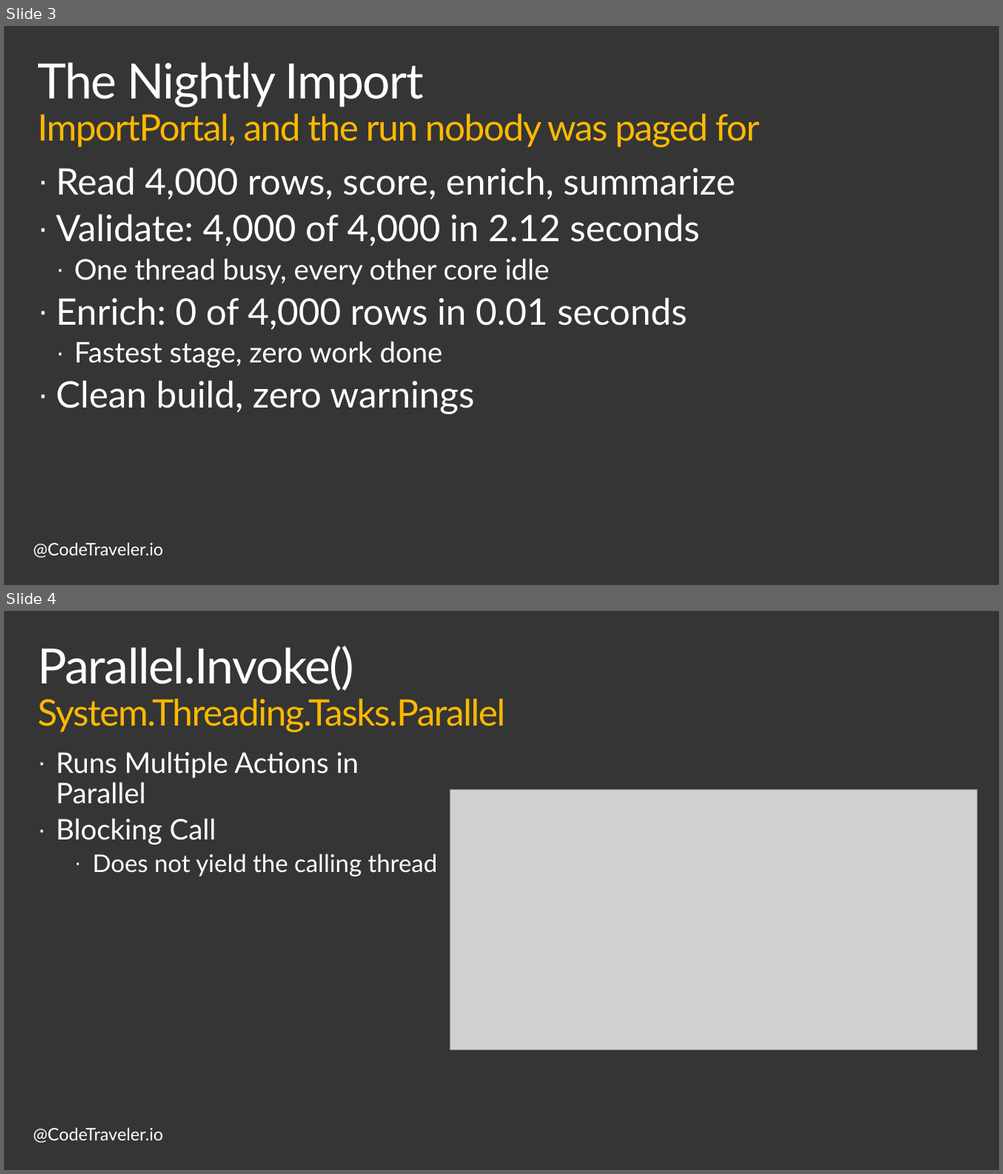
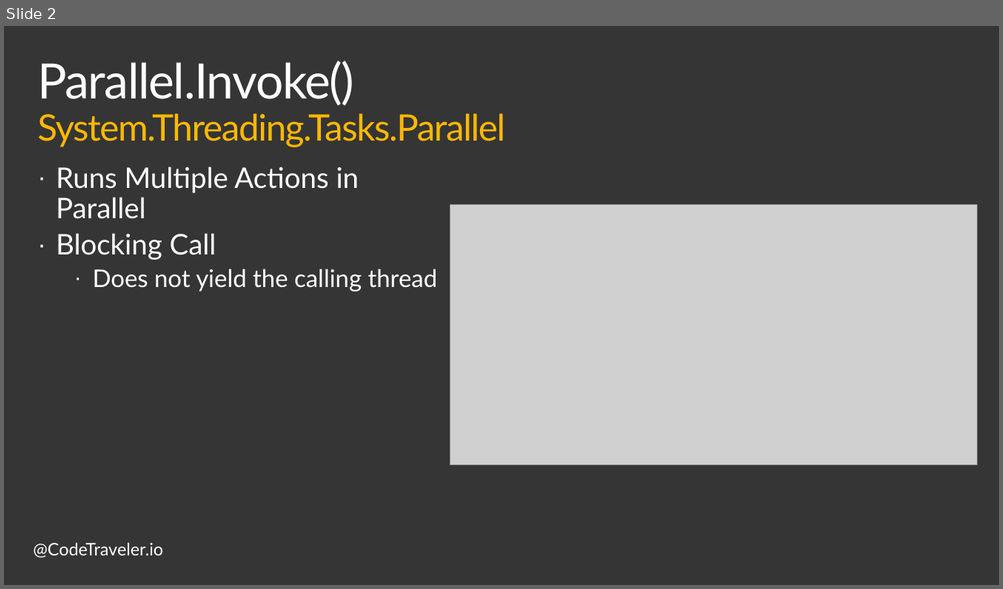
Before and after one commit to TheCodeTraveler/BecomeAnExpertWithAsyncAwait, a slide deck: 7. Data Parallelism/DataParallelism.pptx. Shown one above the other, each under a label of ours: slides 3 and 4 before the commit, slide 2 after it. The pictures are 1003x1174 and 1003x589 pixels, drawn with LibreOffice and Linux fonts; fonts in the diff are those of the drawing; grey boxes stand for pictures; background and template pictures are left out. Boxes give left, top, right and bottom in pixels: in the first picture for what was removed or moved away, otherwise in the second. Text is boxed around its words. In the diff, an @@ line names an element or a change of style, - is before the commit and + after.

```diff
--- a/7. Data Parallelism/DataParallelism.pptx
+++ b/7. Data Parallelism/DataParallelism.pptx
@@ slide 3 removed at (x1=4, y1=26, x2=999, y2=585), background #353535; not listed: 1 template element that a slide beside it also shows @@
@@ title removed at (x1=37, y1=62, x2=760, y2=147) @@
-The Nightly Import
-ImportPortal, and the run nobody was paged for
@@ text removed at (x1=56, y1=167, x2=735, y2=414) @@
-· Read 4,000 rows, score, enrich, summarize
-· Validate: 4,000 of 4,000 in 2.12 seconds
-  · One thread busy, every other core idle
-· Enrich: 0 of 4,000 rows in 0.01 seconds
-  · Fastest stage, zero work done
-· Clean build, zero warnings
@@ what was slide 4 is now slide 2 @@
```
Also in this commit, not shown: 8 slides changed, 1 other slide removed, 1 other file.
